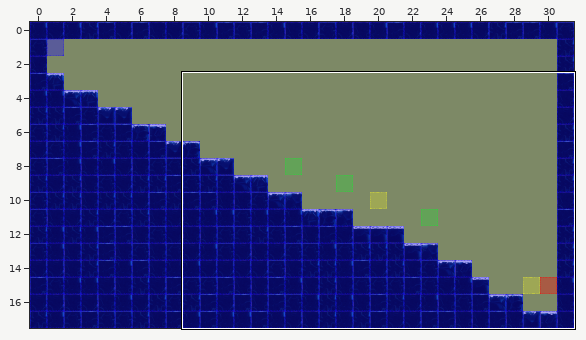
An edit to a level. Tiled map, Spellington/src/res/map/mapPlains1.tmx. Above, an overview of the earlier version with the close-up marked.
Close-up. Before:
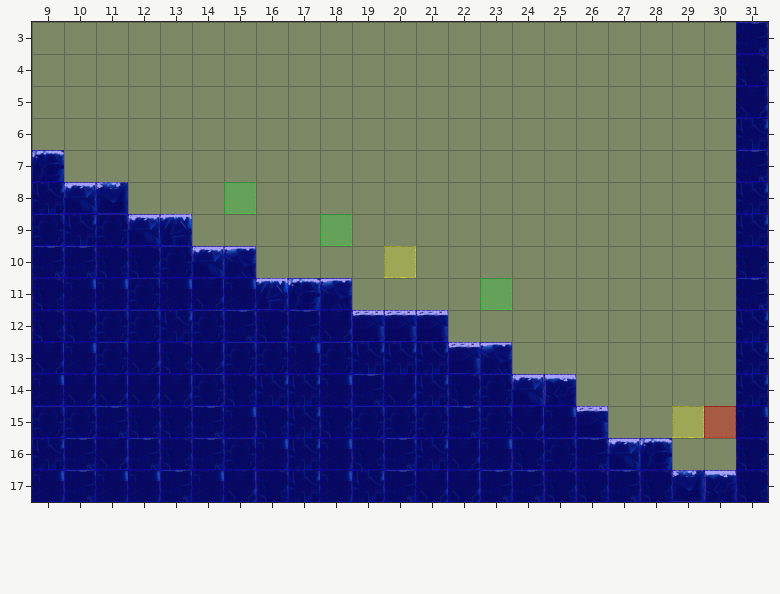
Cells are 50x50 px. Shown: x 9..31, y 3..17.
And afterwards:
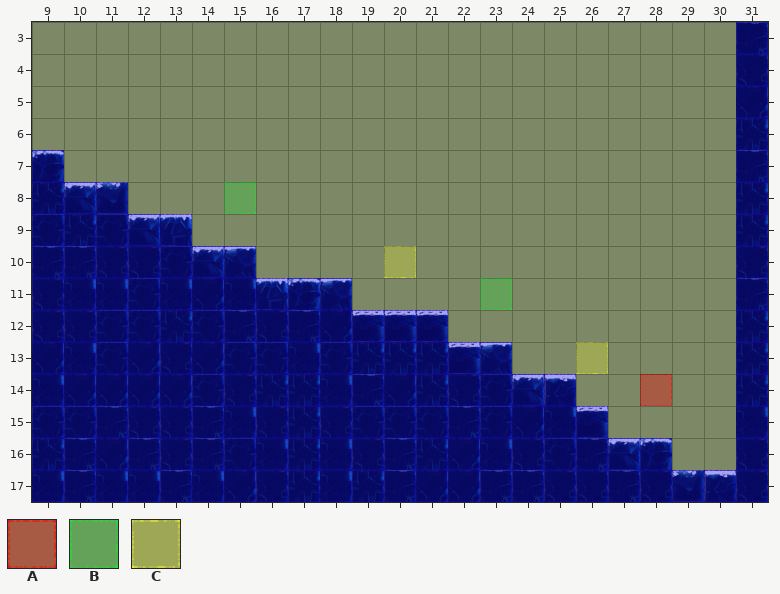
Key: from "collisionTile": A 0, B 1, C 4.
_ is an empty cell.
See-through tiles are keyed as they look on the map.
From old to new:
Layer "event":
y 9: x 18 B -> _
y 13: x 26 _ -> C
y 14: x 28 _ -> A
y 15: x 29..30 CA -> __
